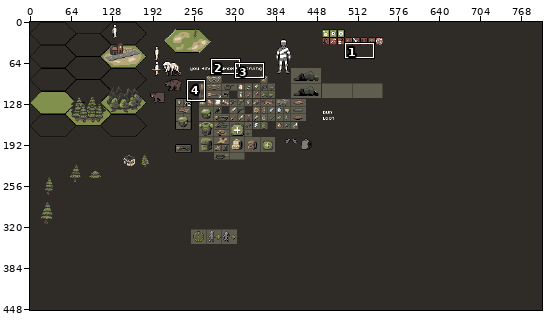
Edited in one commit: pixel-art file (Resources/Aseprite/mockup.aseprite). The first picture is a wide view before the edit; the outline marks the close-up.
Close-up. Before the edit:
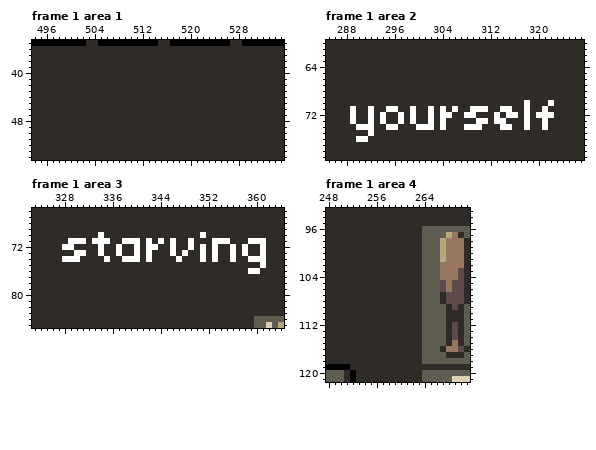
800x450 pixels, 5 frames. Shown: frame 1 area 1: x 494..535, y 35..54; frame 1 area 2: x 285..327, y 60..79; frame 1 area 3: x 323..364, y 66..85; frame 1 area 4: x 248..271, y 93..121. The commit also changed other frames or places, which this record leaves out.
After the commit:
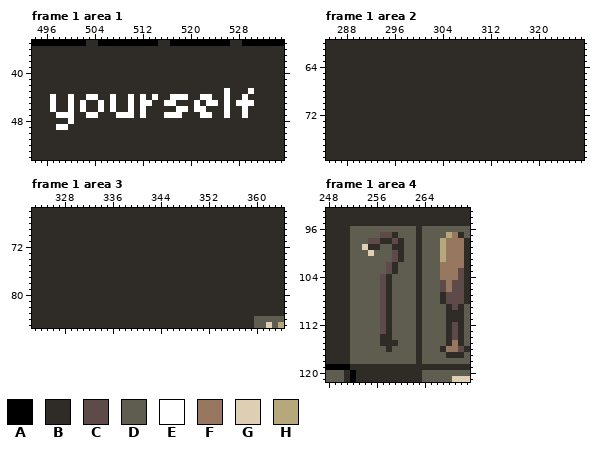
Palette (. is transparent): A #000000  B #2f2c27  C #5e4a48  D #5f5d4f  E #ffffff  F #977760  G #deceb4  H #b6a87b
From old to new:
--- frame 1 area 1, layer "ui"
@@ x 494..535 @@
 42 BBBBBBBBBBBBBBBBBBBBBBBBBBBBBBBBBBBBBBBBBB
-43 BBBBBBBBBBBBBBBBBBBBBBBBBBBBBBBBBBBBBBBBBB
-44 BBBBBBBBBBBBBBBBBBBBBBBBBBBBBBBBBBBBBBBBBB
-45 BBBBBBBBBBBBBBBBBBBBBBBBBBBBBBBBBBBBBBBBBB
-46 BBBBBBBBBBBBBBBBBBBBBBBBBBBBBBBBBBBBBBBBBB
-47 BBBBBBBBBBBBBBBBBBBBBBBBBBBBBBBBBBBBBBBBBB
-48 BBBBBBBBBBBBBBBBBBBBBBBBBBBBBBBBBBBBBBBBBB
-49 BBBBBBBBBBBBBBBBBBBBBBBBBBBBBBBBBBBBBBBBBB
+43 BBBBBBBBBBBBBBBBBBBBBBBBBBBBBBBBEBBBEBBBBB
+44 BBBEBBEBBEEBBEBBEBEBEBBEEEBBEEBBEBBEBBBBBB
+45 BBBEBBEBEBBEBEBBEBEEBBEEBBBEBEEBEBEEEBBBBB
+46 BBBEBBEBEBBEBEBBEBEBBBBBEEBEEBBBEBBEBBBBBB
+47 BBBBEEEBBEEBBBEEEBEBBBEEEBBBEEBBEBBEBBBBBB
+48 BBBBBBEBBBBBBBBBBBBBBBBBBBBBBBBBBBBBBBBBBB
+49 BBBBEEBBBBBBBBBBBBBBBBBBBBBBBBBBBBBBBBBBBB
 50 BBBBBBBBBBBBBBBBBBBBBBBBBBBBBBBBBBBBBBBBBB
--- frame 1 area 2, layer "ui"
@@ x 285..327 @@
 69 BBBBBBBBBBBBBBBBBBBBBBBBBBBBBBBBBBBBBBBBBBB
-70 BBBBBBBBBBBBBBBBBBBBBBBBBBBBBBBBBEBBBEBBBBB
-71 BBBBEBBEBBEEBBEBBEBEBEBBEEEBBEEBBEBBEBBBBBB
-72 BBBBEBBEBEBBEBEBBEBEEBBEEBBBEBEEBEBEEEBBBBB
-73 BBBBEBBEBEBBEBEBBEBEBBBBBEEBEEBBBEBBEBBBBBB
-74 BBBBBEEEBBEEBBBEEEBEBBBEEEBBBEEBBEBBEBBBBBB
-75 BBBBBBBEBBBBBBBBBBBBBBBBBBBBBBBBBBBBBBBBBBB
-76 BBBBBEEBBBBBBBBBBBBBBBBBBBBBBBBBBBBBBBBBBBB
+70 BBBBBBBBBBBBBBBBBBBBBBBBBBBBBBBBBBBBBBBBBBB
+71 BBBBBBBBBBBBBBBBBBBBBBBBBBBBBBBBBBBBBBBBBBB
+72 BBBBBBBBBBBBBBBBBBBBBBBBBBBBBBBBBBBBBBBBBBB
+73 BBBBBBBBBBBBBBBBBBBBBBBBBBBBBBBBBBBBBBBBBBB
+74 BBBBBBBBBBBBBBBBBBBBBBBBBBBBBBBBBBBBBBBBBBB
+75 BBBBBBBBBBBBBBBBBBBBBBBBBBBBBBBBBBBBBBBBBBB
+76 BBBBBBBBBBBBBBBBBBBBBBBBBBBBBBBBBBBBBBBBBBB
 77 BBBBBBBBBBBBBBBBBBBBBBBBBBBBBBBBBBBBBBBBBBB
--- frame 1 area 3, layer "ui"
@@ x 323..364 @@
 69 BBBBBBBBBBBBBBBBBBBBBBBBBBBBBBBBBBBBBBBBBB
-70 BBBBBBBBBBBEBBBBBBBBBBBBBBBBEBBBBBBBBBBBBB
-71 BBBBBBEEEBEEEBBEEEBEBEBEBBEBBBEEEBBBEEEBBB
-72 BBBBBEEBBBBEBBEBBEBEEBBEBBEBEBEBBEBEBBEBBB
-73 BBBBBBBEEBBEBBEBBEBEBBBEBEBBEBEBBEBEBBEBBB
-74 BBBBBEEEBBBBEBBEEEBEBBBBEBBBEBEBBEBBEEEBBB
-75 BBBBBBBBBBBBBBBBBBBBBBBBBBBBBBBBBBBBBBEBBB
-76 BBBBBBBBBBBBBBBBBBBBBBBBBBBBBBBBBBBBEEBBBB
+70 BBBBBBBBBBBBBBBBBBBBBBBBBBBBBBBBBBBBBBBBBB
+71 BBBBBBBBBBBBBBBBBBBBBBBBBBBBBBBBBBBBBBBBBB
+72 BBBBBBBBBBBBBBBBBBBBBBBBBBBBBBBBBBBBBBBBBB
+73 BBBBBBBBBBBBBBBBBBBBBBBBBBBBBBBBBBBBBBBBBB
+74 BBBBBBBBBBBBBBBBBBBBBBBBBBBBBBBBBBBBBBBBBB
+75 BBBBBBBBBBBBBBBBBBBBBBBBBBBBBBBBBBBBBBBBBB
+76 BBBBBBBBBBBBBBBBBBBBBBBBBBBBBBBBBBBBBBBBBB
 77 BBBBBBBBBBBBBBBBBBBBBBBBBBBBBBBBBBBBBBBBBB
--- frame 1 area 4, layers "items", "ui"
@@ x 250..264 @@
  95 BBBBBBBBBBBBBBB
- 96 BBBBBBBBBBBBBBD
- 97 BBBBBBBBBBBBBBD
- 98 BBBBBBBBBBBBBBD
- 99 BBBBBBBBBBBBBBD
-100 BBBBBBBBBBBBBBD
-101 BBBBBBBBBBBBBBD
-102 BBBBBBBBBBBBBBD
-103 BBBBBBBBBBBBBBD
-104 BBBBBBBBBBBBBBD
-105 BBBBBBBBBBBBBBD
-106 BBBBBBBBBBBBBBD
-107 BBBBBBBBBBBBBBD
-108 BBBBBBBBBBBBBBD
-109 BBBBBBBBBBBBBBD
-110 BBBBBBBBBBBBBBD
-111 BBBBBBBBBBBBBBD
-112 BBBBBBBBBBBBBBD
-113 BBBBBBBBBBBBBBD
-114 BBBBBBBBBBBBBBD
-115 BBBBBBBBBBBBBBD
-116 BBBBBBBBBBBBBBD
-117 BBBBBBBBBBBBBBD
-118 BBBBBBBBBBBBBBD
+ 96 BBDDDDDDDDDDDBD
+ 97 BBDDDDDCCBDDDBD
+ 98 BBDDDCCBBCBDDBD
+ 99 BBDDGBBDDBBDDBD
+100 BBDDDGDDDCBDDBD
+101 BBDDDDDDDCBDDBD
+102 BBDDDDDDCBDDDBD
+103 BBDDDDDDCBDDDBD
+104 BBDDDDDCBDDDDBD
+105 BBDDDDDCBDDDDBD
+106 BBDDDDDCBDDDDBD
+107 BBDDDDDCBDDDDBD
+108 BBDDDDDCBDDDDBD
+109 BBDDDDDCBDDDDBD
+110 BBDDDDDCBDDDDBD
+111 BBDDDDDCBDDDDBD
+112 BBDDDDDCBDDDDBD
+113 BBDDDDDCBDDDDBD
+114 BBDDDDDBBDDDDBD
+115 BBDDDDDBBBDDDBD
+116 BBDDDDDDBDDDDBD
+117 BBDDDDDDDDDDDBD
+118 BBDDDDDDDDDDDBD
 119 AABBBBBBBBBBBBB
